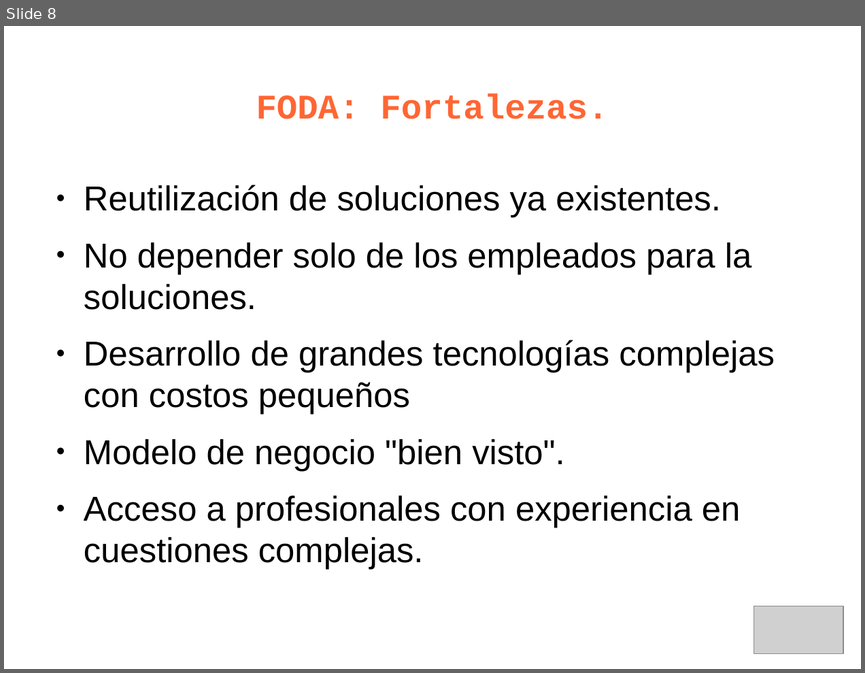
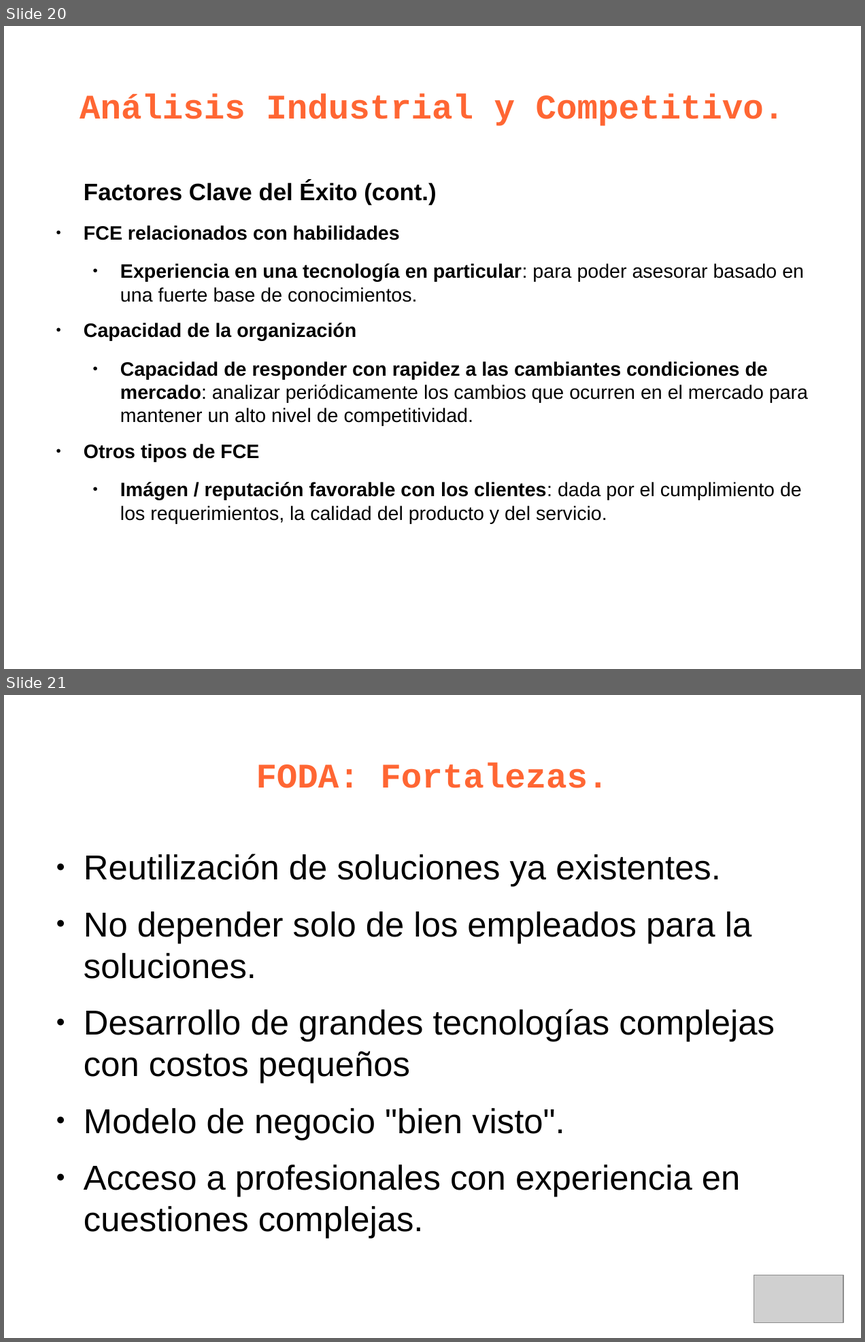
Before and after one commit to leliel12/jbc-utn, a slide deck: 5to/ger_est/kenya_p.odp. Shown one above the other, each under a label of ours: slide 8 before the commit, slides 20 and 21 after it. The pictures are 865x673 and 865x1342 pixels, drawn with LibreOffice and Linux fonts; fonts in the diff are those of the drawing; grey boxes stand for pictures. Boxes give left, top, right and bottom in pixels: in the first picture for what was removed or moved away, otherwise in the second. Text is boxed around its words. In the diff, an @@ line names an element or a change of style, - is before the commit and + after.

```diff
--- a/5to/ger_est/kenya_p.odp
+++ b/5to/ger_est/kenya_p.odp
@@ slide 20 added at (4, 26, 861, 669), background #FFFFFF @@
@@ title added at (79, 94, 785, 126), 32 pt, text #FF6633, bold @@
+Análisis Industrial y Competitivo.
@@ text added at (84, 180, 808, 523), 18 pt, text #000000, bold @@
+Factores Clave del Éxito (cont.)
+● FCE relacionados con habilidades
+  ● Experiencia en una tecnología en particular: para poder asesorar basado en una fuerte base de conocimientos.
+● Capacidad de la organización
+  ● Capacidad de responder con rapidez a las cambiantes condiciones de mercado: analizar periódicamente los cambios que ocurren en el mercado para mantener un alto nivel de competitividad.
+● Otros tipos de FCE
+  ● Imágen / reputación favorable con los clientes: dada por el cumplimiento de los requerimientos, la calidad del producto y del servicio.
@@ what was slide 8 is now slide 21 @@
```
Also in this commit, not shown: 2 slides changed, 16 other slides added, 1 slide removed, 1 other file.
